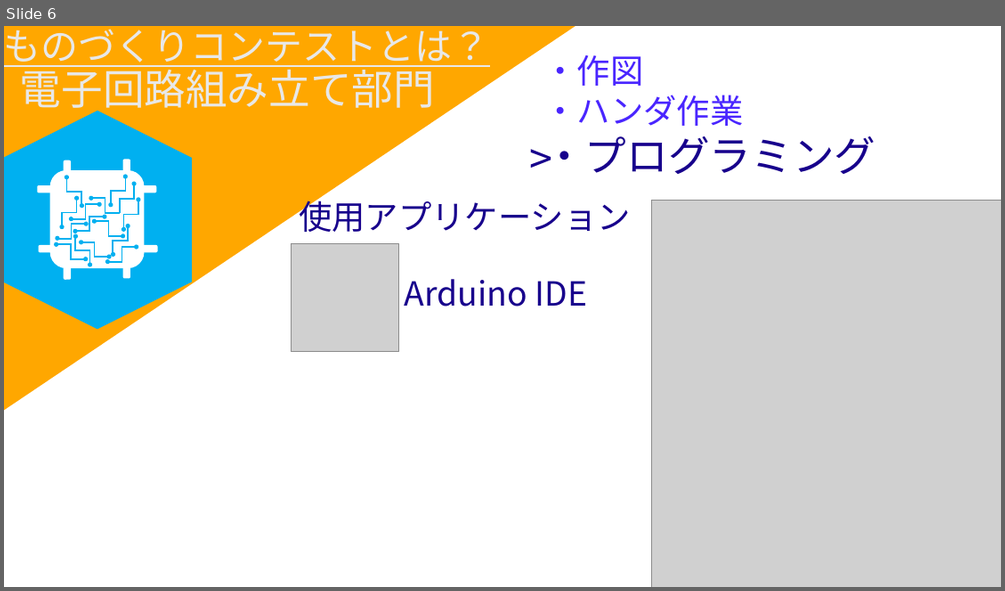
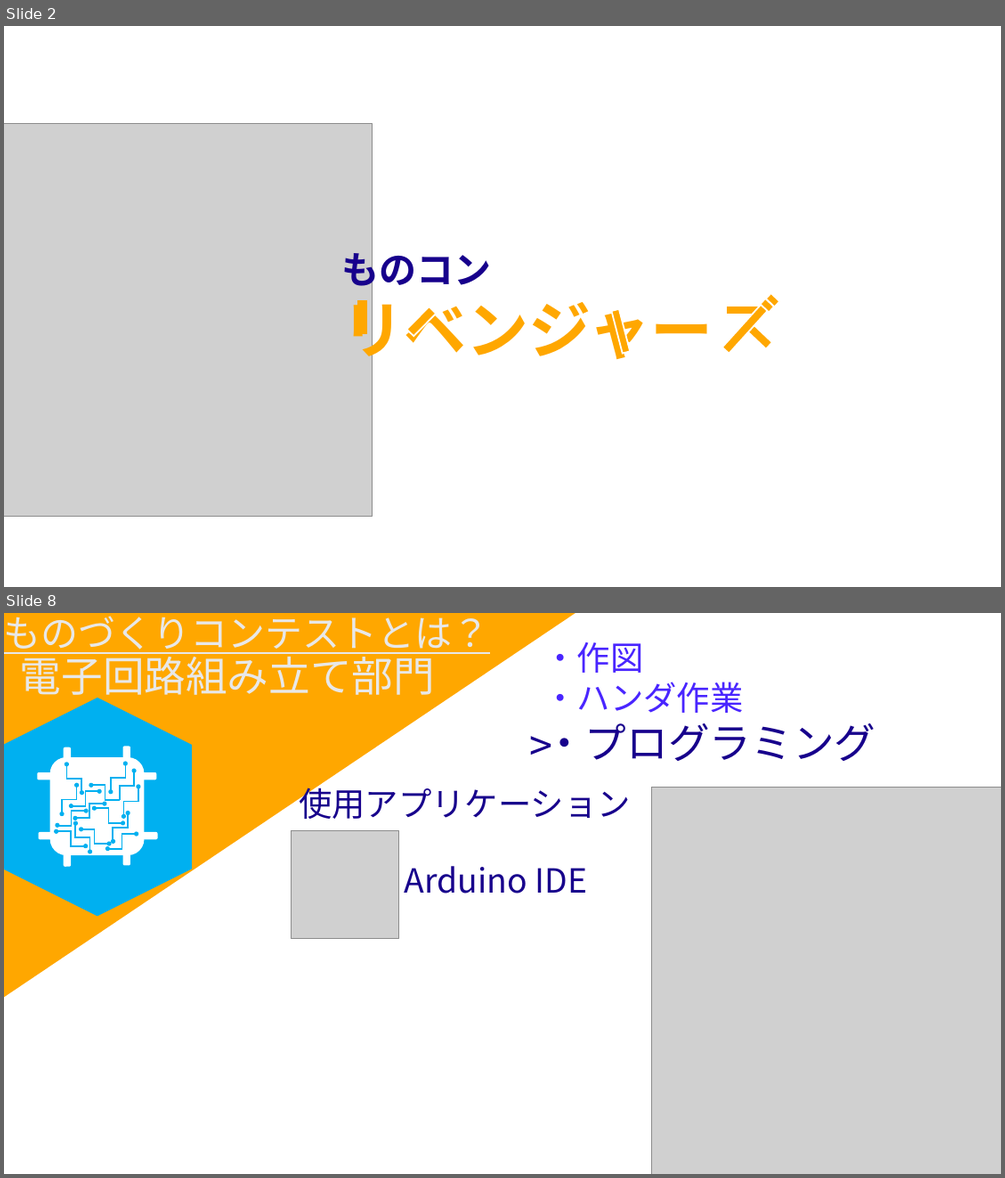
Before and after one commit to batakasu/procon, a slide deck: 添付フォルダ/～ものコン全国を目指して～ 動画用.pptx. Shown one above the other, each under a label of ours: slide 6 before the commit, slides 2 and 8 after it; the slides between them are not shown. The pictures are 1005x591 and 1005x1178 pixels, drawn with LibreOffice and Linux fonts; fonts in the diff are those of the drawing; grey boxes stand for pictures. Boxes give left, top, right and bottom in pixels: in the first picture for what was removed or moved away, otherwise in the second. Text is boxed around its words. In the diff, an @@ line names an element or a change of style, - is before the commit and + after.

```diff
--- a/添付フォルダ/～ものコン全国を目指して～ 動画用.pptx
+++ b/添付フォルダ/～ものコン全国を目指して～ 動画用.pptx
@@ slide 2 added at (4,26,1001,587), background #FFFFFF @@
@@ picture added at (4,123,372,516) @@
@@ group added at (342,245,780,368): 8 rectangles, 1 text @@
+ものコン
+リベンジャー
@@ diag stripe added at (4,320,90,587), fill #FFFFFF, outline #FFFFFF 1.5 pt @@
@@ what was slide 6 is now slide 8 @@
```
Also in this commit, not shown: 4 slides changed, 2 other slides added, 1 slide removed, 32 other files.
